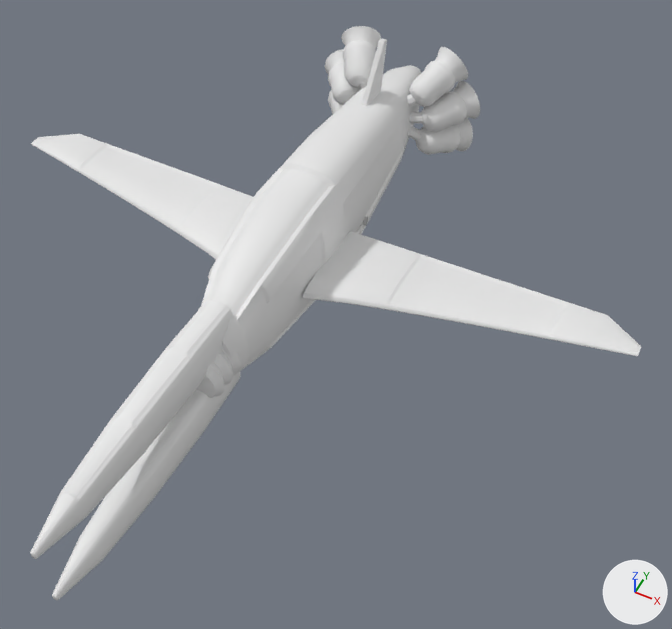
The FBX model Assets/_Models/Vessel Models/dolphin_shapekey_with_animations.fbx as it was, and as the next commit left it.
Camera for both pictures: a camera (50 mm lens) standing at (2.6, -4.27, 5.02) and looking at (0.58, -0.24, -0.03). The axes (+X, +Y, +Z) are drawn at lower right. The lights are the same throughout. The picture after the commit comes second.

The older version as bpy lines, for what is in view:
```python
mat_accent_001 = principled_material('accent.001')
mat_accent_001.base_color = (0.8, 0.8, 0.8)  # white #e7e7e7
mat_base_001 = principled_material('BASE.001')
mat_base_001.base_color = (0.8, 0.8, 0.8)  # white #e7e7e7
mat_windsheild_001 = principled_material('windsheild.001')
mat_windsheild_001.base_color = (0.8, 0.8, 0.8)  # white #e7e7e7
me_chassis = bpy.data.meshes.new('Chassis')
me_chassis.from_pydata(...)  # 4118 vertices, 3870 faces; spans x -2.64..2.64, y -2.83..2.47, z -0.46..0.96
# faces by material slot: [480, 3084, 18, 288]
me_chassis.materials.append(mat_accent_001)  # white #e7e7e7
me_chassis.materials.append(mat_base_001)  # white #e7e7e7
me_chassis.materials.append(mat_windsheild_001)  # white #e7e7e7
me_chassis.materials.append(mat_n_001)  # white #e7e7e7
ob_dolohin = bpy.data.objects.new('dolohin', me_chassis)
ob_dolohin.location = (0.0, 0.0, 0.0)
```
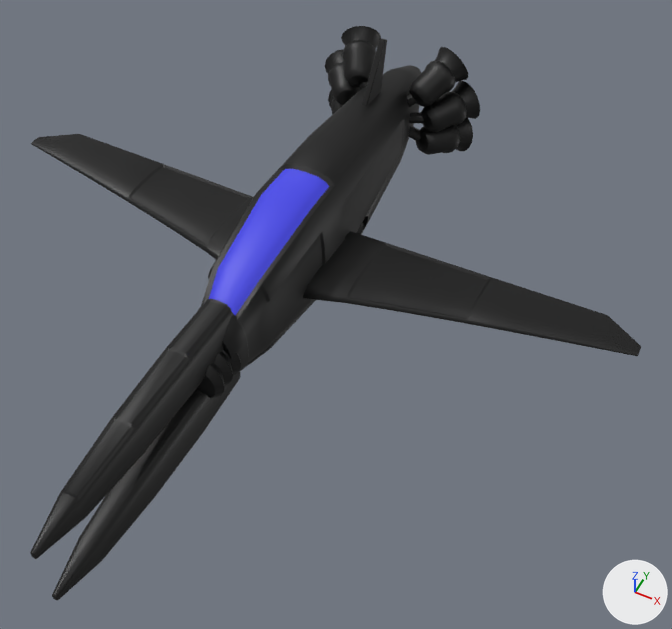
Boxes (x1, y1, x2, y2) around the edits, measured in the pictures (672 x 629 px):
'dolohin', recoloured (white to black)
    both: (30, 26, 641, 600)

The edits, one by one:
Material 'accent.001' (mat_accent_001) changes colour from white #e7e7e7 to black #000000; in linear values from (0.8, 0.8, 0.8) to (0.0, 0.0, 0.0).
Material 'BASE.001' (mat_base_001) changes colour from white #e7e7e7 to black #000000; in linear values from (0.8, 0.8, 0.8) to (0.0, 0.0, 0.0).
Material 'windsheild.001' (mat_windsheild_001) changes colour from white #e7e7e7 to blue #4344e7; in linear values from (0.8, 0.8, 0.8) to (0.0557, 0.0576, 0.8).
